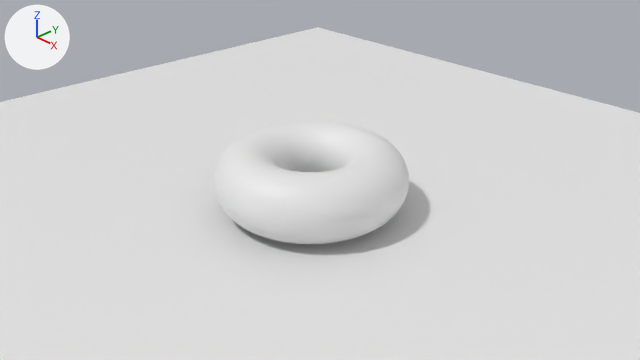
One commit to the Blender file Tutorial/untitled.blend: the scene before it, then after it.
One viewpoint serves both versions: the file's camera 'Camera'. Lighting does not change. The marker at upper left points along +X, +Y and +Z.
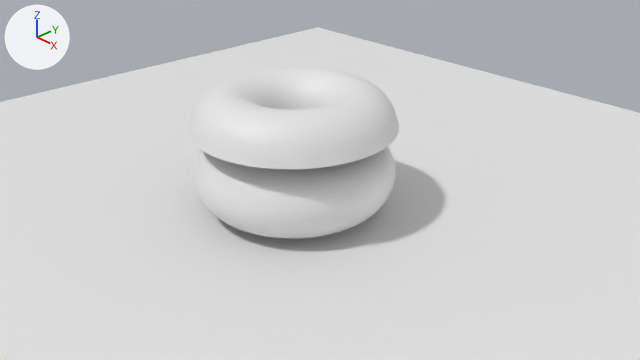
Boxes (x1, y1, x2, y2) around the edits, measured in the pictures (640 x 360 px):
```json
{"object": "Torus.003", "change": "added", "after": [188, 66, 399, 239]}
{"object": "Torus", "change": "deleted", "before": [213, 121, 409, 244]}
```

Edits to the scene script, one JSON object a line:
```json
{"op": "add", "block": "me_torus_003", "code": ["me_torus_003 = bpy.data.meshes.new('Torus.003')", "me_torus_003.from_pydata(...)  # 760 vertices, 720 faces; spans x -1.6..1.6, y -1.6..1.6, z -0.6..1.36"]}
{"op": "remove", "block": "ob_torus", "code": ["ob_torus = bpy.data.objects.new('Torus', me_torus)", "ob_torus.location = (0.28, 0.1, 0.53)", "_m = ob_torus.modifiers.new('Subsurf', 'SUBSURF')", "_m.levels = 3", "_m.render_levels = 1"]}
{"op": "add", "block": "ob_torus_003", "code": ["ob_torus_003 = bpy.data.objects.new('Torus.003', me_torus_003)", "ob_torus_003.location = (0.0, 0.0, 0.61)", "_m = ob_torus_003.modifiers.new('Subsurf', 'SUBSURF')", "_m.levels = 4", "_m.render_levels = 4"]}
```
